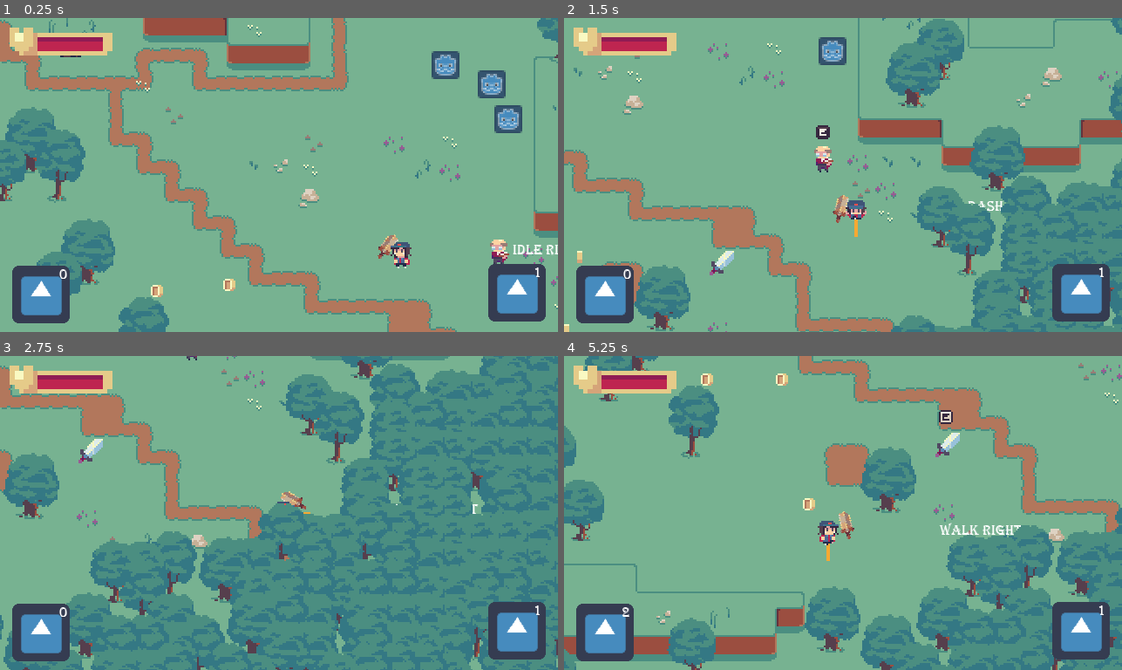
Above: before the commit, frames 1-4 (two rows, left to right).
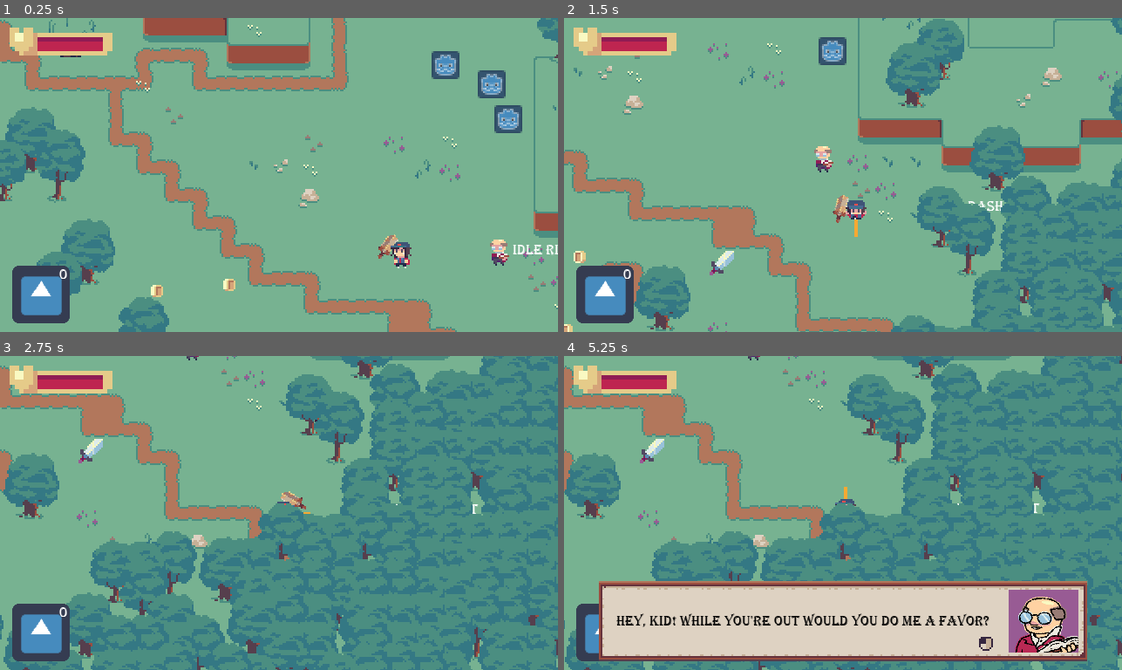
Above: after the commit, the same moments.

Repository: OceanBoy612/SimpleRPG
Game: Godot game, scene res://Code/Maps/Map1.tscn
Same seed, same stepped clock (60 frames per second), same inputs: the game is played once before the commit and once after it. The engine's default icon, where the game draws it, is replaced by a stand-in: a white triangle on a blue panel in a dark square.
Inputs (mouse positions are in pixels of both pictures, inside the frame that each line leads up to):
- Up to frame 1 (0.25 s): no input
- Up to frame 2 (1.5 s): tap Enter (ui_accept) at 0.5, 0.77 s; move the mouse to (965, 159) at 0.52 s; hold Right (ui_right) 0.53-1.28 s; click (965, 159) at 0.6 s; move the mouse to (731, 190) at 1.27 s; hold Down (ui_down) from 1.28 s (still down); tap Shift (dash) at 1.35 s
- Up to frame 3 (2.75 s): tap Enter (ui_accept) at 1.52 s; move the mouse to (334, 443) at 2.02 s; release Down (ui_down) at 2.03 s; hold Right (ui_right) from 2.03 s (still down); hold Q (drink_potion) from 2.03 s (still down)
- Up to frame 4 (5.25 s): move the mouse to (815, 575) at 2.77 s; release Right (ui_right) at 2.78 s; release Q (drink_potion) at 2.78 s; hold Up (ui_up) 2.78-3.53 s; tap E (interact) at 2.85 s; click (815, 575) at 2.92 s; tap Enter (ui_accept) at 3.02, 3.77, 4.52 s; move the mouse to (1010, 560) at 3.52 s; hold Left (ui_left) 3.53-5.03 s; click (1010, 560) at 3.6 s; move the mouse to (675, 465) at 4.27 s; tap Shift (dash) at 4.35 s; move the mouse to (870, 513) at 5.02 s; hold Down (ui_down) from 5.03 s (still down); hold Q (drink_potion) from 5.03 s (still down); click (870, 513) at 5.17 s

The runs differ from the first frame. In frame 1, 2.0% of the frame differs, in the area x 27-98%, y 73-97%; in frame 2, 2.1%; in frame 3, 1.9%; in frame 4, 65%, in the area x 0-100%, y 0-100%.

Commit message:
Changed librarian to use interactable v2
fixed issues with interactable v2 that prevented having more than one on-previous conversation trigger in the multiconversation

Diff:
--- a/src/Code/Items/Items/Coin.tscn
+++ b/src/Code/Items/Items/Coin.tscn
@@ -16,3 +16,7 @@
 
 [node name="AnimatedSprite" parent="." index="0"]
 frames = ExtResource( 3 )
+frame = 2
+
+[node name="CollisionShape2D" parent="." index="1"]
+position = Vector2( -0.506433, 0.482018 )
--- a/src/Code/Maps/Map1.tscn
+++ b/src/Code/Maps/Map1.tscn
@@ -22,6 +22,262 @@
 [ext_resource path="res://Code/GUI/PotionCounter.tscn" type="PackedScene" id=20]
 [ext_resource path="res://Art/~Sprites/Broadsword.png" type="Texture" id=21]
 [ext_resource path="res://Code/Interactables/interactions/damage_upgrade.tres" type="Resource" id=22]
+[ext_resource path="res://Code/dialogue/ConvTriggers.gd" type="Script" id=23]
+[ext_resource path="res://Code/dialogue/Conversation.gd" type="Script" id=24]
+[ext_resource path="res://Code/dialogue/Sentence.gd" type="Script" id=25]
+[ext_resource path="res://Code/Quests/QuestInteraction.gd" type="Script" id=26]
+[ext_resource path="res://Code/Interactables/Interactable_v2.tscn" type="PackedScene" id=27]
+[ext_resource path="res://Code/dialogue/MultiConversation.gd" type="Script" id=28]
+
+[sub_resource type="Resource" id=9]
+resource_name = "Sentence"
+script = ExtResource( 25 )
+name = "Player"
+side = "left"
+expression = "neutral"
+text = "Hey gramps, I'm headed out."
+
+[sub_resource type="Resource" id=10]
+resource_name = "Sentence"
+script = ExtResource( 25 )
+name = "OldMan"
+side = "right"
+expression = "neutral"
+text = "Hey, kid! While you're out would you do me a favor?"
+
+[sub_resource type="Resource" id=11]
+resource_name = "Sentence"
+script = ExtResource( 25 )
+name = "Player"
+side = "left"
+expression = "neutral"
+text = "Uuuuugh..."
+
+[sub_resource type="Resource" id=12]
+resource_name = "Sentence"
+script = ExtResource( 25 )
+name = "OldMan"
+side = "right"
+expression = "neutral"
+text = "No, it'll be fun! The Frim have been acting up again, I just need an up-and-coming adventurer like yourself to go show 'em what's what!"
+
+[sub_resource type="Resource" id=13]
+resource_name = "Sentence"
+script = ExtResource( 25 )
+name = "Player"
+side = "left"
+expression = "neutral"
+text = "Well why didn't you say so! Let me at'm, I won't show any mercy, you'll see!"
+
+[sub_resource type="Resource" id=14]
+resource_name = "Conversation"
+script = ExtResource( 24 )
+add_new_line = false
+sentences = [ SubResource( 9 ), SubResource( 10 ), SubResource( 11 ), SubResource( 12 ), SubResource( 13 ) ]
+
+[sub_resource type="Resource" id=15]
+resource_name = "Quest"
+script = ExtResource( 26 )
+kill_type = "Frim"
+kill_amt = 5
+
+[sub_resource type="Resource" id=16]
+resource_name = "0"
+script = ExtResource( 23 )
+trigger = "on-ready"
+create_conversation = false
+create_quest = false
+conversation = SubResource( 14 )
+quest = SubResource( 15 )
+
+[sub_resource type="Resource" id=22]
+resource_name = "Sentence"
+script = ExtResource( 25 )
+name = "OldMan"
+side = "right"
+expression = "neutral"
+text = "How's it going kiddo?"
+
+[sub_resource type="Resource" id=23]
+resource_name = "Sentence"
+script = ExtResource( 25 )
+name = "Player"
+side = "left"
+expression = "neutral"
+text = "Uhh..."
+
+[sub_resource type="Resource" id=24]
+resource_name = "Sentence"
+script = ExtResource( 25 )
+name = "Player"
+side = "left"
+expression = "neutral"
+text = "There are a lot of them, for sure."
+
+[sub_resource type="Resource" id=25]
+resource_name = "Sentence"
+script = ExtResource( 25 )
+name = "OldMan"
+side = "right"
+expression = "neutral"
+text = "You need some-"
+
+[sub_resource type="Resource" id=26]
+resource_name = "Sentence"
+script = ExtResource( 25 )
+name = "Player"
+side = "left"
+expression = "neutral"
+text = "Nope! I got it."
+
+[sub_resource type="Resource" id=27]
+resource_name = "Sentence"
+script = ExtResource( 25 )
+name = "OldMan"
+side = "right"
+expression = "neutral"
+text = "Well, it looks like there's only a couple more! Keep it up!"
+
+[sub_resource type="Resource" id=28]
+resource_name = "Conversation"
+script = ExtResource( 24 )
+add_new_line = false
+sentences = [ SubResource( 22 ), SubResource( 23 ), SubResource( 24 ), SubResource( 25 ), SubResource( 26 ), SubResource( 27 ) ]
+
+[sub_resource type="Resource" id=17]
+resource_name = "1"
+script = ExtResource( 23 )
+trigger = "on-previous"
+create_conversation = false
+create_quest = false
+conversation = SubResource( 28 )
+
+[sub_resource type="Resource" id=29]
+resource_name = "Sentence"
+script = ExtResource( 25 )
+name = "Player"
+side = "left"
+expression = "neutral"
+text = "I did it!"
+
+[sub_resource type="Resource" id=30]
+resource_name = "Sentence"
+script = ExtResource( 25 )
+name = "Player"
+side = "left"
+expression = "neutral"
+text = "..."
+
+[sub_resource type="Resource" id=31]
+resource_name = "Sentence"
+script = ExtResource( 25 )
+name = "Player"
+side = "left"
+expression = "neutral"
+text = "What did I win?"
+
+[sub_resource type="Resource" id=32]
+resource_name = "Sentence"
+script = ExtResource( 25 )
+name = "OldMan"
+side = "right"
+expression = "neutral"
+text = "The experience! The acid burns! The triumph!"
+
+[sub_resource type="Resource" id=33]
+resource_name = "Sentence"
+script = ExtResource( 25 )
+name = "Player"
+side = "left"
+expression = "neutral"
+text = "......."
+
+[sub_resource type="Resource" id=34]
+resource_name = "Sentence"
+script = ExtResource( 25 )
+name = "OldMan"
+side = "right"
+expression = "neutral"
+text = "I'm kidding! I'm kidding. Here, how would you like fifteen whole dollars?"
+
+[sub_resource type="Resource" id=35]
+resource_name = "Sentence"
+script = ExtResource( 25 )
+name = "Player"
+side = "left"
+expression = "neutral"
+text = "Sold!"
+
+[sub_resource type="Resource" id=36]
+resource_name = "Sentence"
+script = ExtResource( 25 )
+name = "OldMan"
+side = "right"
+expression = "neutral"
+text = "Go buy yourself something nice, and then I've got another job for you."
+
+[sub_resource type="Resource" id=37]
+resource_name = "Conversation"
+script = ExtResource( 24 )
+add_new_line = false
+sentences = [ SubResource( 29 ), SubResource( 30 ), SubResource( 31 ), SubResource( 32 ), SubResource( 33 ), SubResource( 34 ), SubResource( 35 ), SubResource( 36 ) ]
+
+[sub_resource type="Resource" id=18]
+resource_name = "2"
+script = ExtResource( 23 )
+trigger = "on-quest"
+create_conversation = false
+create_quest = false
+conversation = SubResource( 37 )
+quest = SubResource( 15 )
+
+[sub_resource type="Resource" id=38]
+resource_name = "Sentence"
+script = ExtResource( 25 )
+name = "OldMan"
+side = "right"
+expression = "neutral"
+text = "Go buy something! "
+
+[sub_resource type="Resource" id=39]
+resource_name = "Sentence"
+script = ExtResource( 25 )
+name = "OldMan"
+side = "right"
+expression = "neutral"
+text = "This is all the content in the game right now, but come back once you figure out how to spend that hard earned cash."
+
+[sub_resource type="Resource" id=40]
+resource_name = "Sentence"
+script = ExtResource( 25 )
+name = "Player"
+side = "left"
+expression = "neutral"
+text = "Sure! I bet placeholder has some sweet new placeholders!"
+
+[sub_resource type="Resource" id=41]
+resource_name = "Conversation"
+script = ExtResource( 24 )
+add_new_line = false
+sentences = [ SubResource( 38 ), SubResource( 39 ), SubResource( 40 ) ]
+
+[sub_resource type="Resource" id=19]
+resource_name = "3"
+script = ExtResource( 23 )
+trigger = "on-previous"
+create_conversation = false
+create_quest = false
+conversation = SubResource( 41 )
+
+[sub_resource type="Resource" id=20]
+resource_name = "MultiConversation"
+script = ExtResource( 28 )
+create_trigger = false
+conv_triggers = [ SubResource( 16 ), SubResource( 17 ), SubResource( 18 ), SubResource( 19 ) ]
+
+[sub_resource type="CapsuleShape2D" id=21]
+radius = 5.69061
+height = 5.17633
 
 [sub_resource type="Resource" id=1]
 resource_local_to_scene = true
@@ -104,16 +360,17 @@
 [node name="PlayerGUI" parent="Interface" instance=ExtResource( 15 )]
 combatEntityPath = NodePath("../../YSort/Player")
 
-[node name="DialogueBox" parent="Interface" instance=ExtResource( 1 )]
-visible = false
-
 [node name="CoinCounter" parent="Interface" instance=ExtResource( 17 )]
 nodePath = NodePath("../../YSort/Player")
 item_id = "Coin"
 
 [node name="PotionCounter" parent="Interface" instance=ExtResource( 20 )]
+visible = false
 nodePath = NodePath("../../YSort/Player")
 item_id = "Health Potion"
+
+[node name="DialogueBox" parent="Interface" instance=ExtResource( 1 )]
+visible = false
 
 [node name="Background" type="TileMap" parent="."]
 tile_set = ExtResource( 6 )
@@ -143,34 +400,39 @@
 position = Vector2( 292.035, 152.028 )
 frames = ExtResource( 7 )
 animation = "Idle Right"
-frame = 2
 playing = true
 flip_h = true
 
 [node name="Interactable" parent="YSort/Interactables/librarian" instance=ExtResource( 3 )]
-position = Vector2( 0, 18.4055 )
+position = Vector2( 74.6503, 73.5271 )
 vanish_on_interaction = true
 interactions = [ ExtResource( 14 ), ExtResource( 10 ) ]
 
 [node name="Interactable2" parent="YSort/Interactables/librarian" instance=ExtResource( 3 )]
-position = Vector2( 0, 18.4055 )
+position = Vector2( 74.6503, 73.5271 )
 disable = true
 enable_on_complete = NodePath("../Interactable")
 interactions = [ ExtResource( 12 ) ]
 disable_on_completed = ExtResource( 10 )
 
 [node name="Interactable3" parent="YSort/Interactables/librarian" instance=ExtResource( 3 )]
-position = Vector2( 0, 18.4055 )
+position = Vector2( 74.6503, 73.5271 )
 disable = true
 vanish_on_interaction = true
 interactions = [ ExtResource( 11 ) ]
 enable_on_completed = ExtResource( 10 )
 
 [node name="Interactable4" parent="YSort/Interactables/librarian" instance=ExtResource( 3 )]
-position = Vector2( 0, 18.4055 )
+position = Vector2( 74.6503, 73.5271 )
 disable = true
 enable_on_complete = NodePath("../Interactable3")
 interactions = [ ExtResource( 13 ) ]
+
+[node name="InteractableV2" parent="YSort/Interactables/librarian" instance=ExtResource( 27 )]
+multi_conv = SubResource( 20 )
+
+[node name="CollisionShape2D" type="CollisionShape2D" parent="YSort/Interactables/librarian/InteractableV2"]
+shape = SubResource( 21 )
 
 [node name="Interactable" parent="YSort/Interactables" instance=ExtResource( 3 )]
 position = Vector2( 233.085, 229.306 )
--- a/src/Code/dialogue/ConvTriggers.gd
+++ b/src/Code/dialogue/ConvTriggers.gd
@@ -45,23 +45,28 @@
 			pass # connect to the quests completed method
 
 
-func trigger(mc):#: MultiConversation):
+func trigger(mc) -> bool:#: MultiConversation):
 	var self_i = mc.conv_triggers.find(self)
-	assert(self_i - 1 == mc.index, "conversation triggered in the improper place")
-	mc.index += 1
+#	assert(self_i - 1 == mc.index, "conversation triggered in the improper place")
+	print("Triggering: %s, %s" % [self_i, mc.index])
+	if self_i - 1 == mc.index:
+		mc.index += 1
+		return true
+	else:
+		return false
 
 func trigger_ready(mc):
 	give_quest(mc)
 	mc.disconnect("finished", self, "trigger_ready")
 
 func trigger_prev(mc):
-	trigger(mc)
-	give_quest(mc)
-	mc.disconnect("finished", self, "trigger_prev")
+	if trigger(mc):
+		give_quest(mc)
+		mc.disconnect("finished", self, "trigger_prev")
 
 func trigger_quest(mc, quest):
-	trigger(mc)
-	quest.disconnect("completed", self, "trigger_quest")
+	if trigger(mc):
+		quest.disconnect("completed", self, "trigger_quest")
 
 
 func give_quest(mc):
Not shown: 1 places in src/Code/Maps/Map1.tscn that only renumber resources
Not shown: 7 places in src/Code/dialogue/data/librarian_quest1_multi_conversation.tres that only renumber resources
